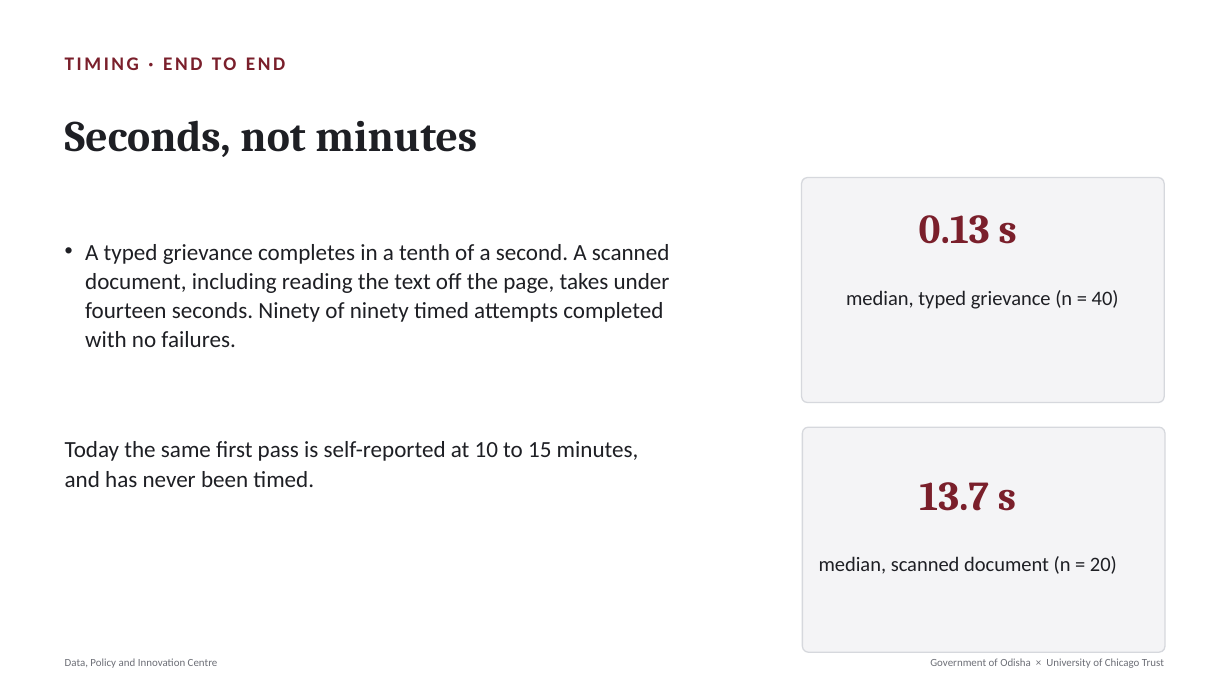
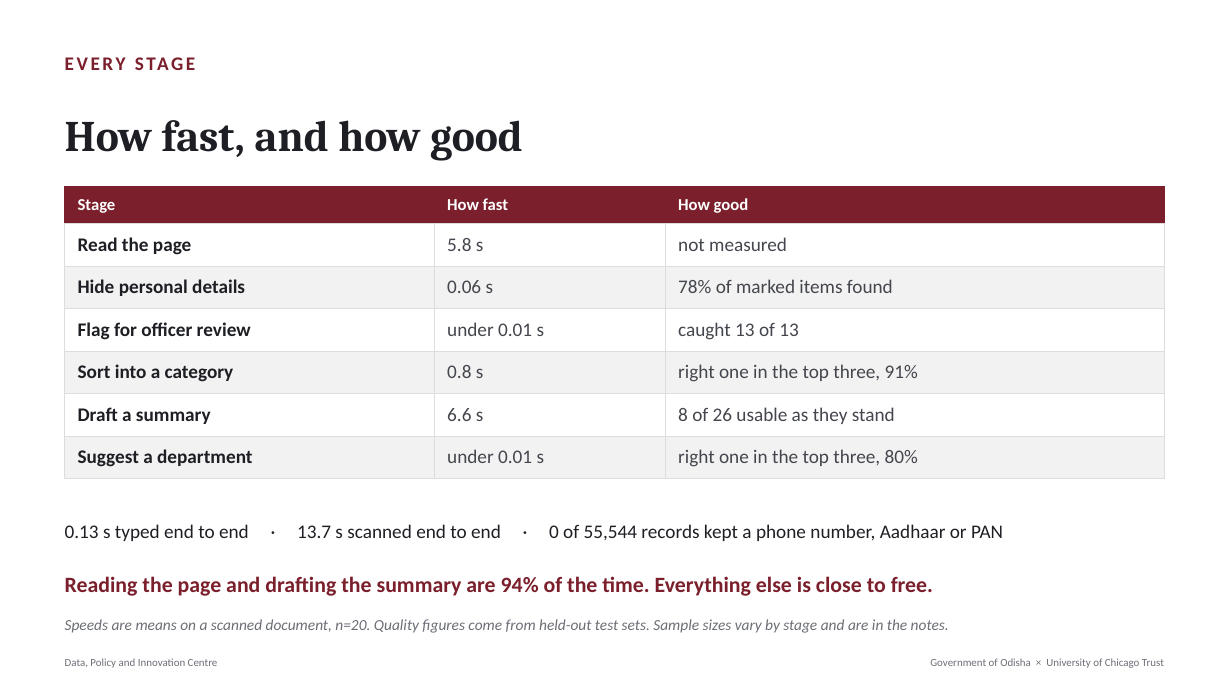
Before and after one commit to Data-Policy-and-Innovation-Centre/janasunani, a slide deck: slide 4 of docs/presentations/2026-08-24-timing-quality/Janasunani_2.0_Timing_and_Quality.pptx. Drawn at 1232x693 pixels with LibreOffice and Linux fonts; fonts in the diff are those of the drawing. Boxes give left, top, right and bottom in pixels: in the first picture for what was removed or moved away, otherwise in the second. Text is boxed around its words. In the diff, an @@ line names an element or a change of style, - is before the commit and + after.

```diff
--- a/docs/presentations/2026-08-24-timing-quality/Janasunani_2.0_Timing_and_Quality.pptx
+++ b/docs/presentations/2026-08-24-timing-quality/Janasunani_2.0_Timing_and_Quality.pptx
@@ text at bbox=[65, 120, 523, 161]: text changed @@
-Seconds, not minutes
+How fast, and how good
@@ rounded rectangle removed at bbox=[802, 177, 1165, 403] @@
@@ table added at bbox=[65, 187, 1165, 479], 7 rows, 3 columns @@
+Stage | How fast | How good
+Read the page | 5.8 s | not measured
+Hide personal details | 0.06 s | 78% of marked items found
+Flag for officer review | under 0.01 s | caught 13 of 13
+Sort into a category | 0.8 s | right one in the top three, 91%
+Draft a summary | 6.6 s | 8 of 26 usable as they stand
+Suggest a department | under 0.01 s | right one in the top three, 80%
@@ text at bbox=[78, 199, 116, 213]: text changed @@
-TIMING · END TO END
+EVERY STAGE
@@ text removed at bbox=[919, 215, 1017, 244] @@
-0.13 s
@@ text removed at bbox=[85, 244, 670, 347] @@
-• A typed grievance completes in a tenth of a second. A scanned document, including reading the text off the page, takes under fourteen seconds. Ninety of ninety timed attempts completed with no failures.
@@ text removed at bbox=[846, 290, 1119, 309] @@
-median, typed grievance (n = 40)
@@ text removed at bbox=[65, 441, 639, 487] @@
-Today the same first pass is self-reported at 10 to 15 minutes, and has never been timed.
@@ rounded rectangle removed at bbox=[802, 427, 1165, 653] @@
@@ text removed at bbox=[919, 482, 1016, 511] @@
-13.7 s
@@ text added at bbox=[65, 524, 1003, 541], 15 pt, text #1E1F24 @@
+0.13 s typed end to end · 13.7 s scanned end to end · 0 of 55,544 records kept a phone number, Aadhaar or PAN
@@ text removed at bbox=[819, 556, 1117, 574] @@
-median, scanned document (n = 20)
@@ text added at bbox=[65, 576, 933, 596], 17 pt, text #7A1F2B, bold @@
+Reading the page and drafting the summary are 94% of the time. Everything else is close to free.
@@ text added at bbox=[65, 619, 949, 633], 12 pt, text #6C6E76, italic @@
+Speeds are means on a scanned document, n=20. Quality figures come from held-out test sets. Sample sizes vary by stage and are in the notes.
```
Also in this commit, not shown: 3 other slides changed, 2 slides added, 7 slides removed, 6 other files.
